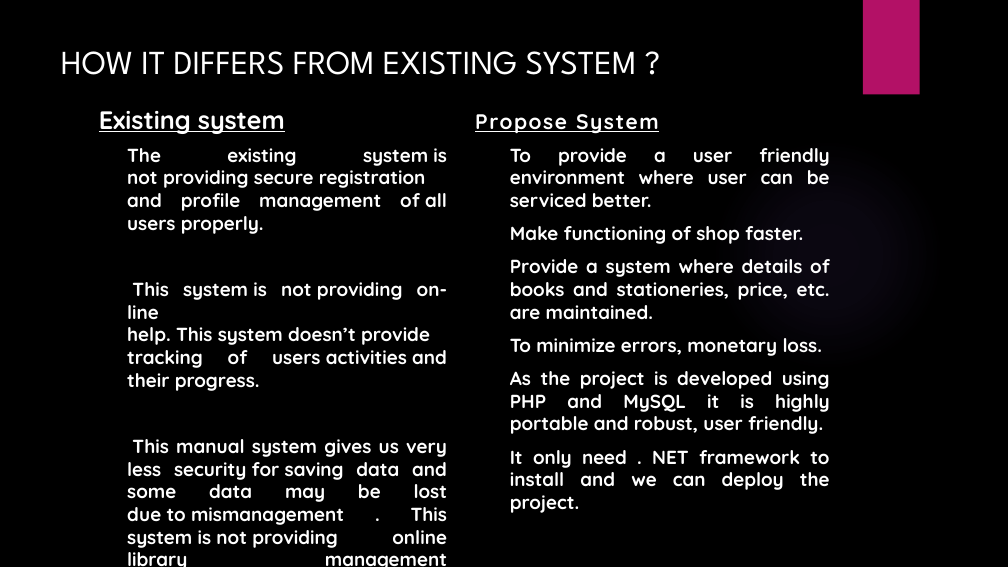
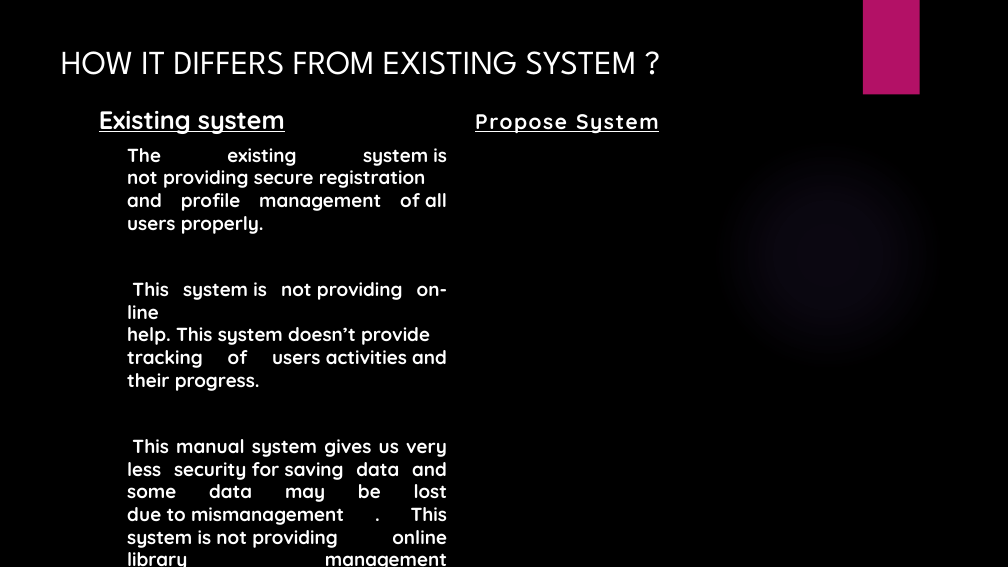
Before and after one commit to basudev786/Homebase, a slide deck: slide 5 of New Microsoft PowerPoint Presentation.pptx. Drawn at 1008x567 pixels with LibreOffice and Linux fonts; fonts in the diff are those of the drawing; background and template pictures are left out. Boxes give left, top, right and bottom in pixels: in the first picture for what was removed or moved away, otherwise in the second. Text is boxed around its words. In the diff, an @@ line names an element or a change of style, - is before the commit and + after.

```diff
--- a/New Microsoft PowerPoint Presentation.pptx
+++ b/New Microsoft PowerPoint Presentation.pptx
@@ text removed at (510, 148, 830, 513) @@
-➢ To provide a user friendly environment where user can be serviced better.
-➢ Make functioning of shop faster.
-➢ Provide a system where details of books and stationeries, price, etc. are maintained.
-➢ To minimize errors, monetary loss.
-➢ As the project is developed using PHP and MySQL it is highly portable and robust, user friendly.
-➢ It only need . NET framework to install and we can deploy the project.
```
Also in this commit, not shown: 2 other slides changed, 2 slides added, 2 slides removed.
